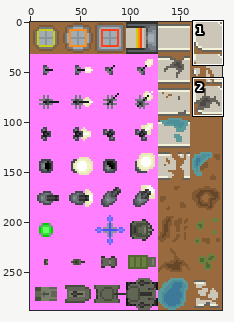
File history of a sprite sheet, Images/Spritesheet32.png. Above: a wide view before the commit, with the close-up outlined.
Close-up. Before the commit:
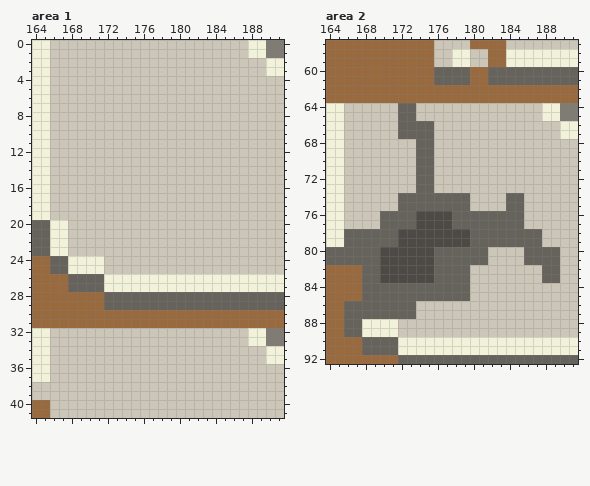
The file is 192x288 pixels. Colours within 5 levels of each other are drawn and written as one. Shown: area 1: x 164..191, y 0..41; area 2: x 164..191, y 57..92.
Now the later version:
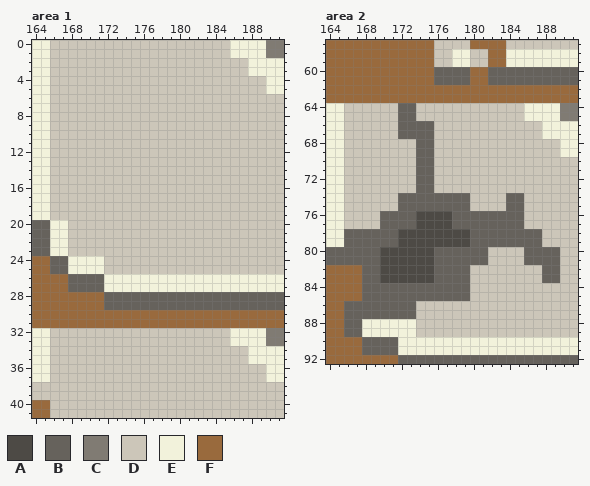
Palette (. is transparent): A #4d4a45  B #66625c  C #807b73  D #ccc6b9  E #f2f2db  F #996a3d
What changed:
Area 1:
Colour D becomes colour E in rows 0 to 1 at x 186 to 187; in rows 2 to 3 at x 188 to 189; in rows 4 to 5 at x 190 to 191; in rows 32 to 33 at x 186 to 187; in rows 34 to 35 at x 188 to 189; in rows 36 to 37 at x 190 to 191.
Area 2:
Colour D becomes colour E in rows 64 to 65 at x 186 to 187; in rows 66 to 67 at x 188 to 189; in rows 68 to 69 at x 190 to 191; in rows 88 to 89 at x 172 to 173.
Where, in picture pixels (left, top, right, bottom), the same in both close-ups:
changed: (230, 40, 284, 94)
changed: (230, 328, 284, 382)
changed: (524, 103, 578, 157)
changed: (398, 319, 416, 337)
